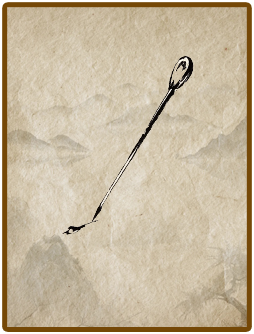
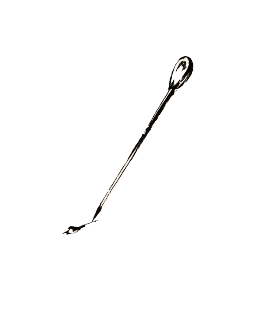
Before/after of a 254px x 334px layered artwork. What changed in the layer stack:
hid "图层 2" over [7,7,247,327]
